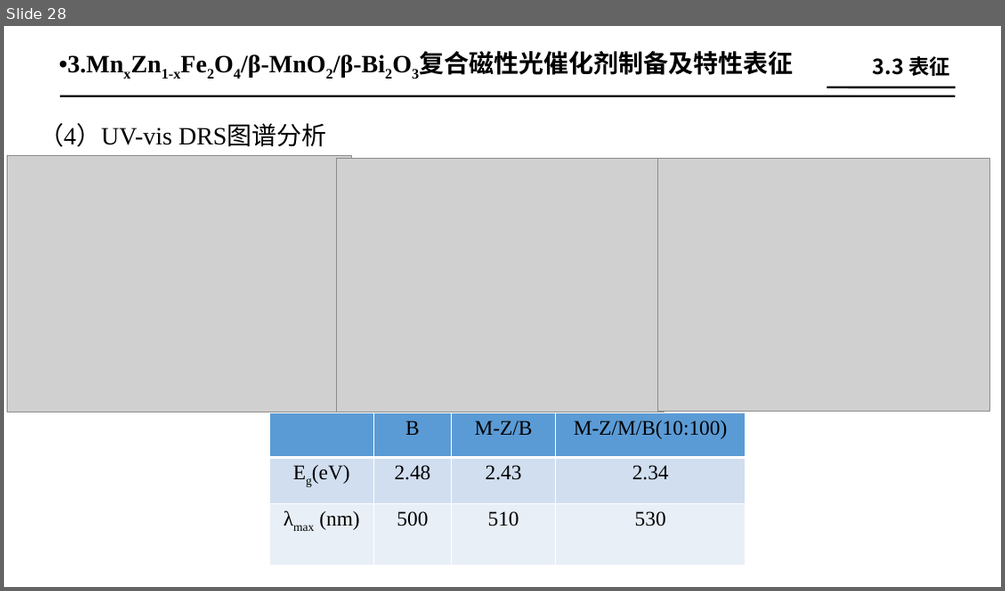
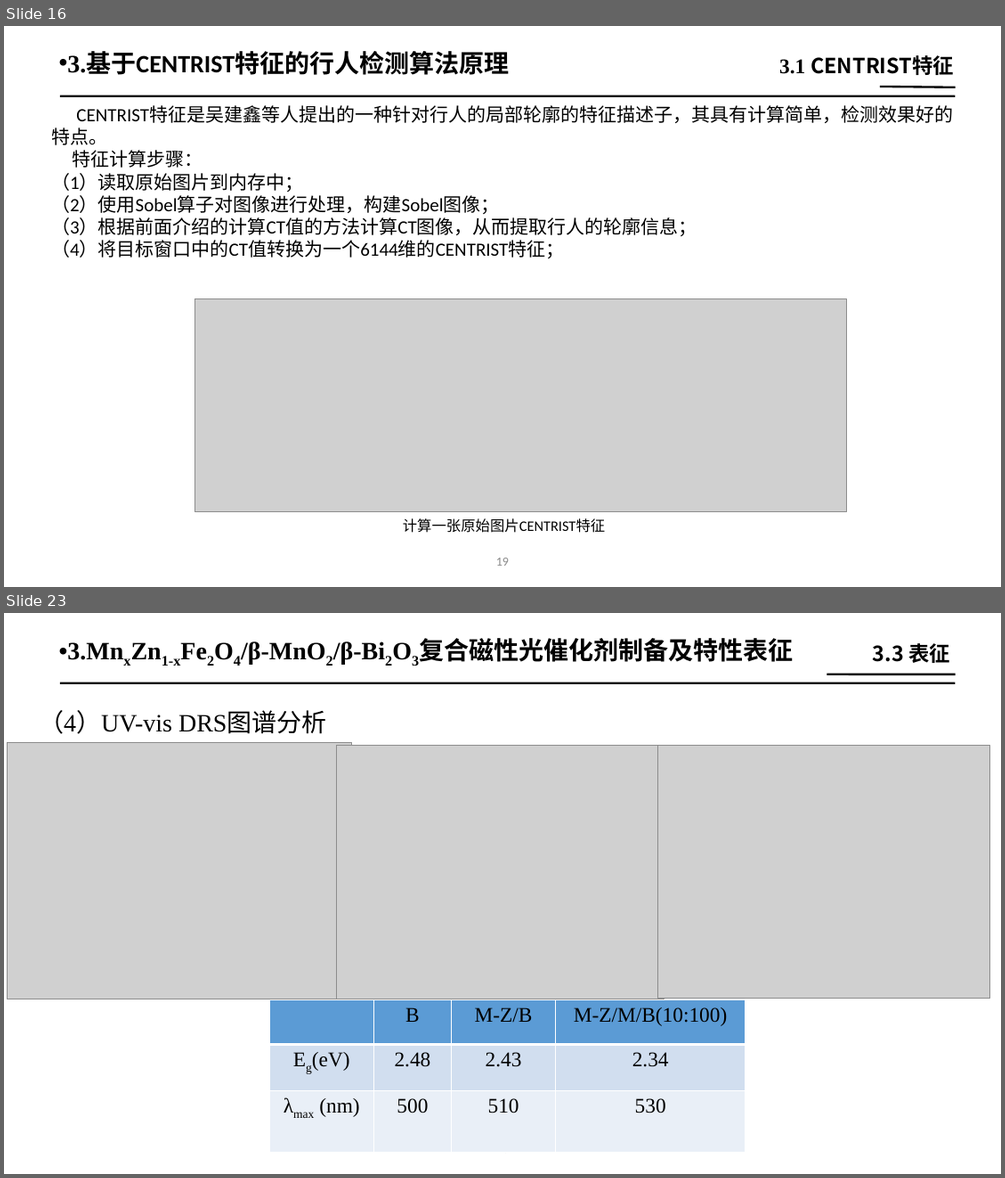
Before and after one commit to ailungoal/paper, a slide deck: 【王卫芳】硕士学位论文答辩.pptx. Shown one above the other, each under a label of ours: slide 28 before the commit, slides 16 and 23 after it; the slides between them are not shown. The pictures are 1005x591 and 1005x1178 pixels, drawn with LibreOffice and Linux fonts; fonts in the diff are those of the drawing; grey boxes stand for pictures. Boxes give left, top, right and bottom in pixels: in the first picture for what was removed or moved away, otherwise in the second. Text is boxed around its words. In the diff, an @@ line names an element or a change of style, - is before the commit and + after.

```diff
--- a/【王卫芳】硕士学位论文答辩.pptx
+++ b/【王卫芳】硕士学位论文答辩.pptx
@@ slide 16 added at (4,26,1001,587), background #FFFFFF @@
@@ text added at (67,53,509,75), 24 pt, text #000000, bold @@
+• 3.基于CENTRIST特征的行人检测算法原理
@@ text added at (779,55,954,75), 20 pt, text #000000, bold @@
+3.1 CENTRIST特征
@@ text added at (51,105,953,258), 18 pt, text #000000 @@
+CENTRIST特征是吴建鑫等人提出的一种针对行人的局部轮廓的特征描述子，其具有计算简单，检测效果好的
+特点。
+特征计算步骤：
+（1）读取原始图片到内存中；
+（2）使用Sobel算子对图像进行处理，构建Sobel图像；
+（3）根据前面介绍的计算CT值的方法计算CT图像，从而提取行人的轮廓信息；
+（4）将目标窗口中的CT值转换为一个6144维的CENTRIST特征；
@@ line added from (955, 96) to (60, 96), #000000 2 pt @@
@@ line added from (880, 87) to (955, 87), #000000 2 pt @@
@@ picture added at (194,299,847,511) @@
@@ text added at (403,518,605,532), 14 pt, text #000000 @@
+计算一张原始图片CENTRIST特征
@@ text added at (496,557,509,565), 12 pt, text #8C8C8C @@
+19
@@ what was slide 28 is now slide 23 @@
```
Also in this commit, not shown: 11 slides changed, 13 other slides added, 15 slides removed.
